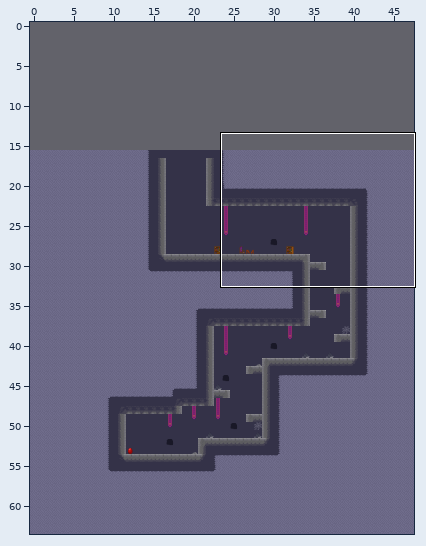
One commit to this Tiled map: Assets/tower1.tmx. Above, an overview of the earlier version with the close-up marked.
Close-up. Before:
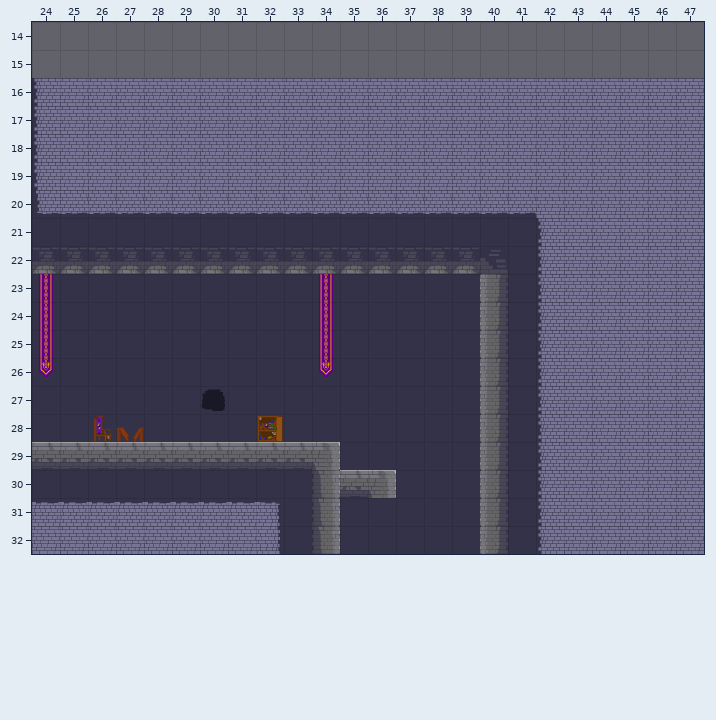
Cells are 64x64 px. Shown: x 24..47, y 14..32. The commit also changed other parts of the map, which this record leaves out. The old version is drawn lined up with the new one.
After the commit:
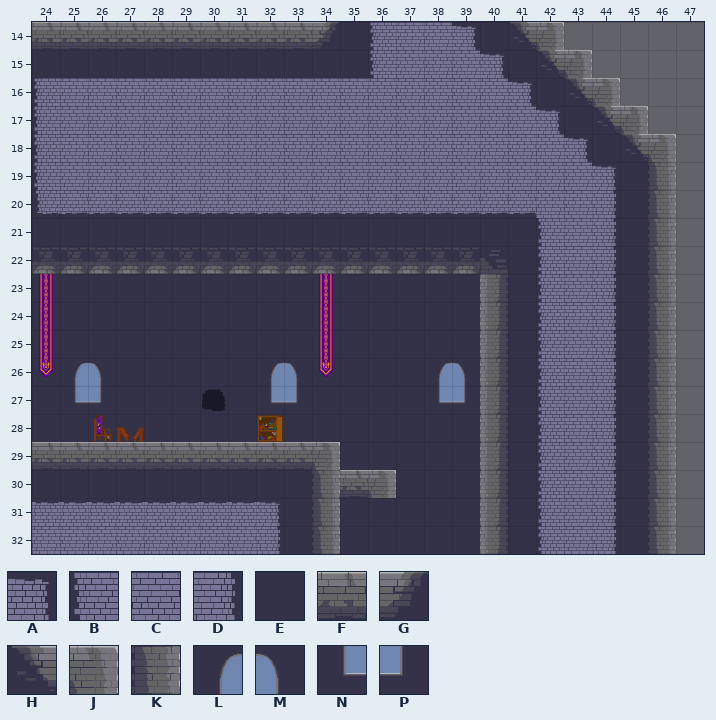
Key: from "Tower Game": A 2, B 8, C 9, D 10, E 24, F 26, G 33, H 35, J 36, K 44, L 64, M 65, N 72, P 73.
_ is an empty cell.
What changed:
map size 48x48 -> 48x64 cells (old content now starts at 0,16; both pictures use the new coordinates)
Layer "Background":
Tile A replaces tile C in row 16 at x 41; in row 17 at x 42; in row 18 at x 43; in row 19 at x 44.
Tile A is added in row 14 at x 39; in row 15 at x 40.
Tile B is added in rows 14 to 15 at x 36.
Tile C is added in row 14 at x 37 to 38; in row 15 at x 37 to 39.
Tile D replaces tile C in rows 20 to 32 at x 44.
Tile E replaces tile C in row 16 at x 42; in row 17 at x 43; in row 18 at x 44; in rows 19 to 32 at x 45.
Tile E is added in row 14 at x 35 and 40; in row 15 at x 24 to 35 and 41.
Tile H replaces tile C in row 16 at x 43; in row 17 at x 44; in row 18 at x 45.
Tile H is added in row 14 at x 41; in row 15 at x 42.
Tile J replaces tile C in row 16 at x 44; in row 17 at x 45; in row 18 at x 46.
Tile J is added in row 14 at x 42; in row 15 at x 43.
Tile K replaces tile C in rows 19 to 32 at x 46.
The author cleared tile C in row 16 at x 45 to 47; in row 17 at x 46 to 47; in rows 18 to 32 at x 47.
Layer "Decorations":
Tile L is added in row 26 at x 25, 32 and 38.
Tile M is added in row 26 at x 26, 33 and 39.
Tile N is added in row 27 at x 25, 32 and 38.
Tile P is added in row 27 at x 26, 33 and 39.
Layer "Ground":
Tile F is added in row 14 at x 24 to 33.
Tile G is added in row 14 at x 34.
Where, in picture pixels (left, top, right, bottom), the same in both close-ups:
changed: (32, 22, 704, 554)
